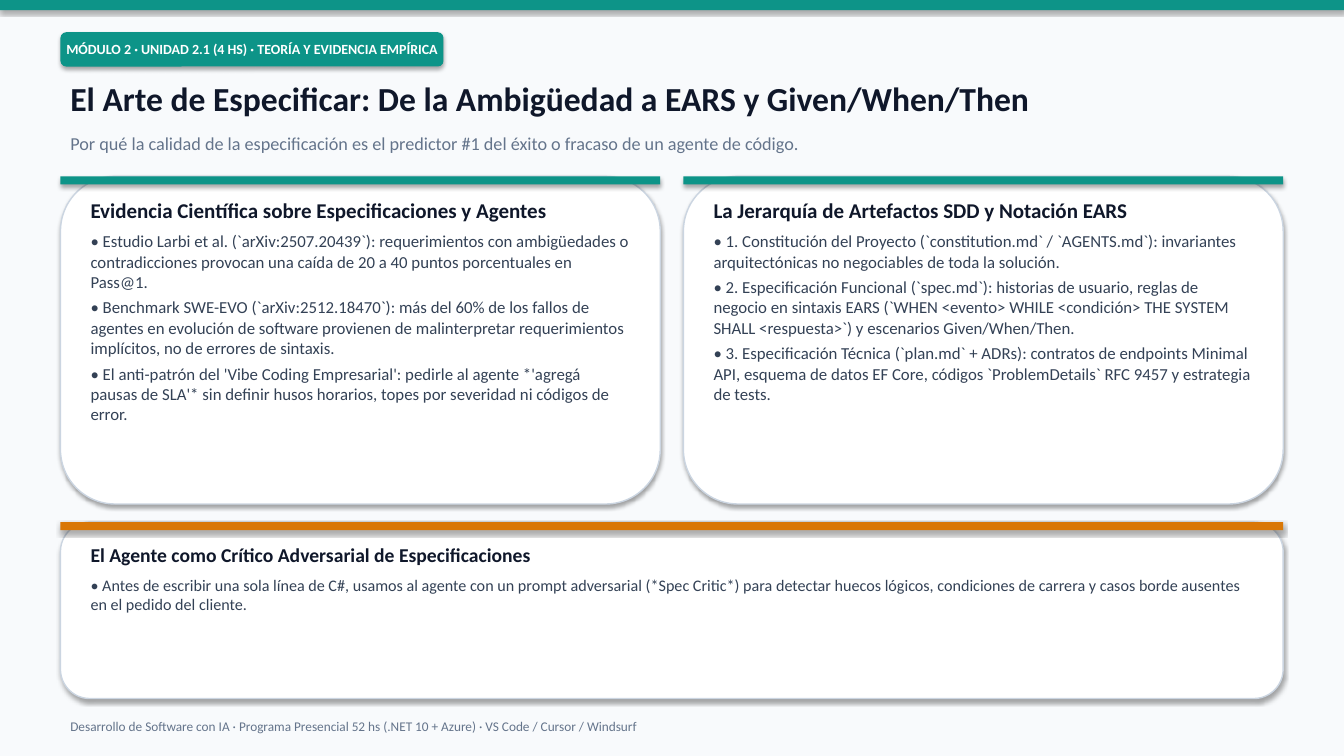
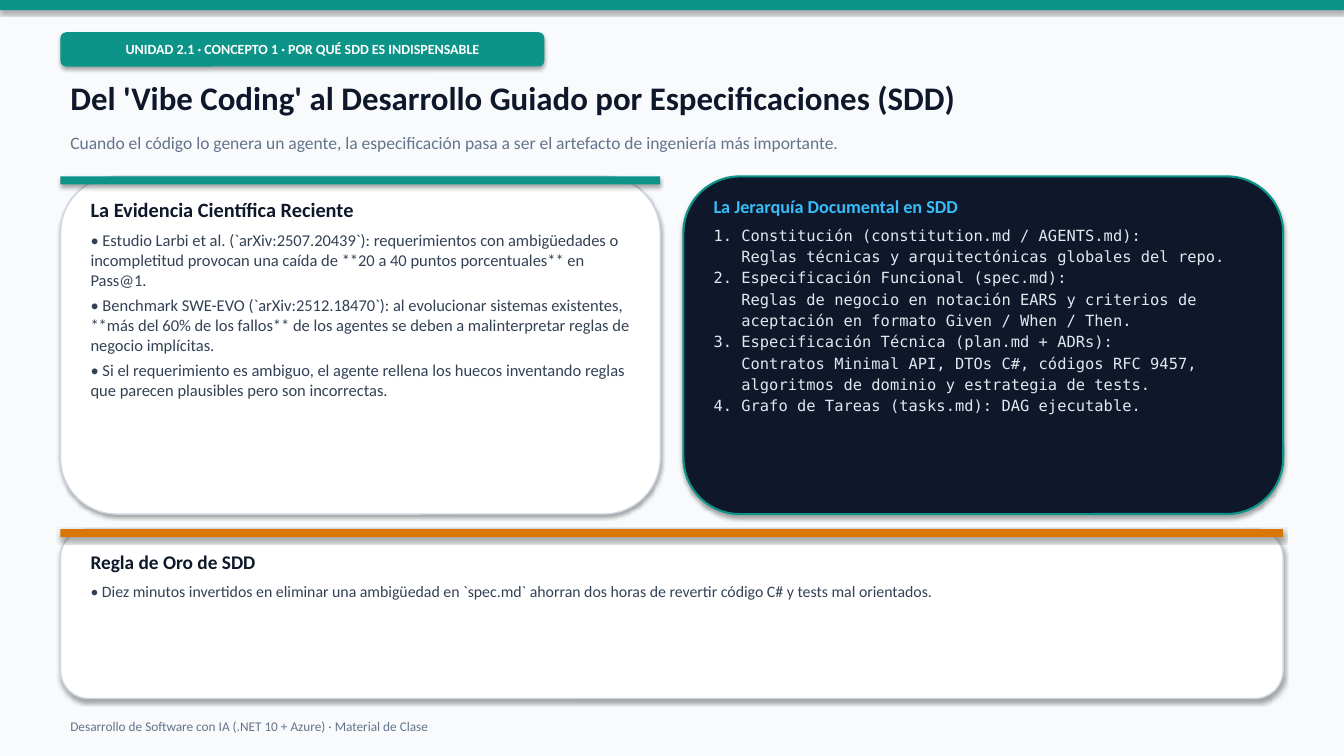
Before and after one commit to fabzter/curso_ai, a slide deck: slide 26 of curriculum/2026-11-03_curso-completo-desarrollo-sw-con-ia.pptx (slide 16 before the commit). Drawn at 1344x756 pixels with LibreOffice and Linux fonts; fonts in the diff are those of the drawing. Boxes give left, top, right and bottom in pixels: in the first picture for what was removed or moved away, otherwise in the second. Text is boxed around its words. In the diff, an @@ line names an element or a change of style, - is before the commit and + after.

```diff
--- a/curriculum/2026-11-03_curso-completo-desarrollo-sw-con-ia.pptx
+++ b/curriculum/2026-11-03_curso-completo-desarrollo-sw-con-ia.pptx
@@ rounded rectangle "UNIDAD 2.1 · CONCEPTO 1 ...": place and size @@
-rounded rectangle "UNIDAD 2.1 · CONCEPTO 1 ..." at [60,32,444,67]
+rounded rectangle "UNIDAD 2.1 · CONCEPTO 1 ..." at [60,32,544,67]
@@ text in rounded rectangle at [126,43,479,56]: text changed @@
-MÓDULO 2 · UNIDAD 2.1 (4 HS) · TEORÍA Y EVIDENCIA EMPÍRICA
+UNIDAD 2.1 · CONCEPTO 1 · POR QUÉ SDD ES INDISPENSABLE
@@ text at [70,85,954,116]: text changed; size 24 to 23.5 pt @@
-El Arte de Especificar: De la Ambigüedad a EARS y Given/When/Then
+Del 'Vibe Coding' al Desarrollo Guiado por Especificaciones (SDD)
@@ text at [70,137,838,152]: text changed; size 13 to 12.5 pt @@
-Por qué la calidad de la especificación es el predictor #1 del éxito o fracaso de un agente de código.
+Cuando el código lo genera un agente, la especificación pasa a ser el artefacto de ingeniería más importante.
@@ rounded rectangle: place and size @@
-rounded rectangle at [60,176,660,504]
+rounded rectangle at [60,176,660,514]
@@ rounded rectangle: place and size @@
-rounded rectangle at [684,176,1284,504]
+rounded rectangle at [684,176,1284,514]
@@ rounded rectangle at [684,176,1284,514]: fill #FFFFFF to #0F172A; outline #CBD5E1 1 pt to #0D9488 1.5 pt @@
@@ rectangle removed at [684,176,1284,185] @@
@@ text at [91,202,629,399]: text changed; size 12 to 11.8 pt @@
-Evidencia Científica sobre Especificaciones y Agentes
-• Estudio Larbi et al. (`arXiv:2507.20439`): requerimientos con ambigüedades o contradicciones provocan una caída de 20 a 40 puntos porcentuales en Pass@1.
-• Benchmark SWE-EVO (`arXiv:2512.18470`): más del 60% de los fallos de agentes en evolución de software provienen de malinterpretar requerimientos implícitos, no de errores de sintaxis.
-• El anti-patrón del 'Vibe Coding Empresarial': pedirle al agente *'agregá pausas de SLA'* sin definir husos horarios, topes por severidad ni códigos de error.
+La Evidencia Científica Reciente
+• Estudio Larbi et al. (`arXiv:2507.20439`): requerimientos con ambigüedades o incompletitud provocan una caída de **20 a 40 puntos porcentuales** en Pass@1.
+• Benchmark SWE-EVO (`arXiv:2512.18470`): al evolucionar sistemas existentes, **más del 60% de los fallos** de los agentes se deben a malinterpretar reglas de negocio implícitas.
+• Si el requerimiento es ambiguo, el agente rellena los huecos inventando reglas que parecen plausibles pero son incorrectas.
@@ text at [714,200,1224,415]: text changed; size 12 to 11 pt; font Calibri to DejaVu Sans Mono; text colour #334155 to #E2E8F0 @@
-La Jerarquía de Artefactos SDD y Notación EARS
-• 1. Constitución del Proyecto (`constitution.md` / `AGENTS.md`): invariantes arquitectónicas no negociables de toda la solución.
-• 2. Especificación Funcional (`spec.md`): historias de usuario, reglas de negocio en sintaxis EARS (`WHEN <evento> WHILE <condición> THE SYSTEM SHALL <respuesta>`) y escenarios Given/When/Then.
-• 3. Especificación Técnica (`plan.md` + ADRs): contratos de endpoints Minimal API, esquema de datos EF Core, códigos `ProblemDetails` RFC 9457 y estrategia de tests.
+La Jerarquía Documental en SDD
+1. Constitución (constitution.md / AGENTS.md):
+Reglas técnicas y arquitectónicas globales del repo.
+2. Especificación Funcional (spec.md):
+Reglas de negocio en notación EARS y criterios de
+aceptación en formato Given / When / Then.
+3. Especificación Técnica (plan.md + ADRs):
+Contratos Minimal API, DTOs C#, códigos RFC 9457,
+algoritmos de dominio y estrategia de tests.
+4. Grafo de Tareas (tasks.md): DAG ejecutable.
@@ rounded rectangle: place and size @@
-rounded rectangle at [60,522,1284,699]
+rounded rectangle at [60,529,1284,699]
@@ rectangle: place and size @@
-rectangle at [60,522,1284,530]
+rectangle at [60,529,1284,537]
@@ text at [91,555,932,600]: text changed; size 11.5 to 11.3 pt @@
-El Agente como Crítico Adversarial de Especificaciones
-• Antes de escribir una sola línea de C#, usamos al agente con un prompt adversarial (*Spec Critic*) para detectar huecos lógicos, condiciones de carrera y casos borde ausentes en el pedido del cliente.
+Regla de Oro de SDD
+• Diez minutos invertidos en eliminar una ambigüedad en `spec.md` ahorran dos horas de revertir código C# y tests mal orientados.
@@ text at [70,721,428,733]: text changed @@
-Desarrollo de Software con IA · Programa Presencial 52 hs (.NET 10 + Azure) · VS Code / Cursor / Windsurf
+Desarrollo de Software con IA (.NET 10 + Azure) · Material de Clase
```
Also in this commit, not shown: 14 other slides changed, 21 slides added, 14 slides removed, 33 other files.
